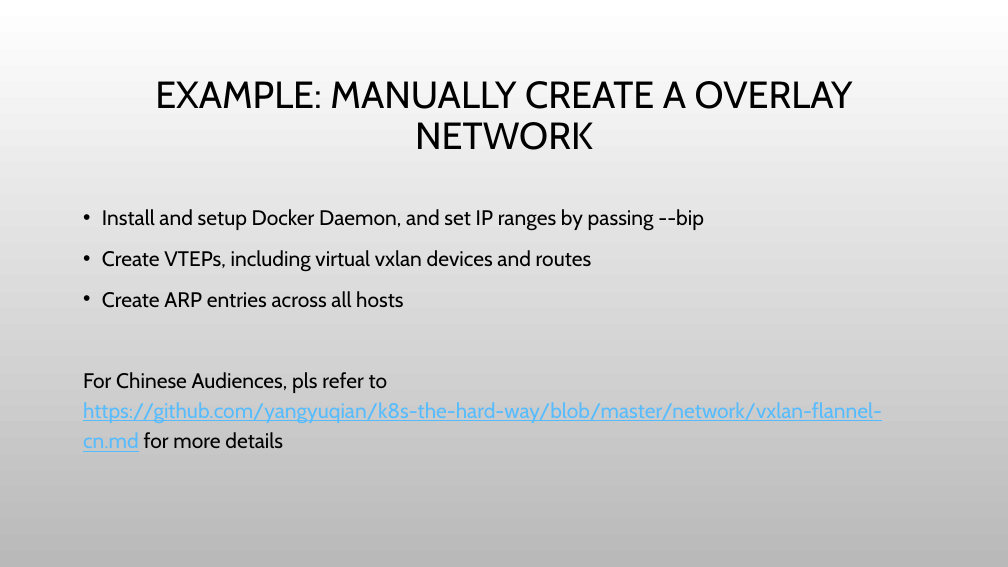
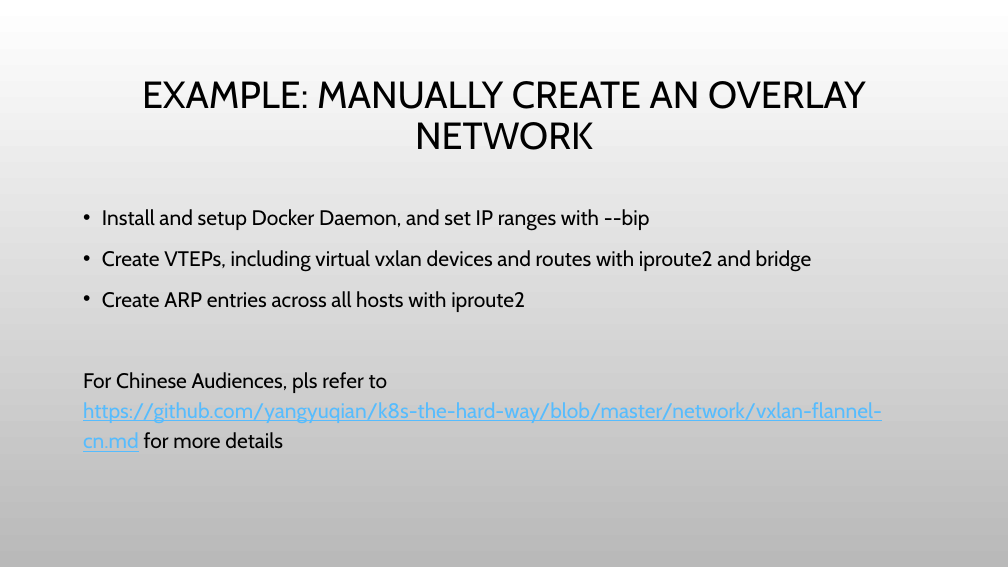
Before and after one commit to yangyuqian/k8s-the-hard-way, a slide deck: slide 10 of ppt/vxlan-flannel-cn.pptx (slide 9 before the commit). Drawn at 1008x567 pixels with LibreOffice and Linux fonts; fonts in the diff are those of the drawing; background and template pictures are left out. Boxes give left, top, right and bottom in pixels: in the first picture for what was removed or moved away, otherwise in the second. Text is boxed around its words. In the diff, an @@ line names an element or a change of style, - is before the commit and + after.

Commit message:
Fix typos in slides

```diff
--- a/ppt/vxlan-flannel-cn.pptx
+++ b/ppt/vxlan-flannel-cn.pptx
@@ title at <box>142,81,866,150</box>: text changed @@
-EXAMPLE: MANUALLY CREATE A OVERLAY NETWORK
+EXAMPLE: MANUALLY CREATE AN OVERLAY NETWORK
@@ text at <box>102,209,812,312</box>: text changed @@
-• Install and setup Docker Daemon, and set IP ranges by passing --bip
-• Create VTEPs, including virtual vxlan devices and routes
-• Create ARP entries across all hosts
+• Install and setup Docker Daemon, and set IP ranges with --bip
+• Create VTEPs, including virtual vxlan devices and routes with iproute2 and bridge
+• Create ARP entries across all hosts with iproute2
```
Also in this commit, not shown: 2 other slides changed, 1 slide added.
